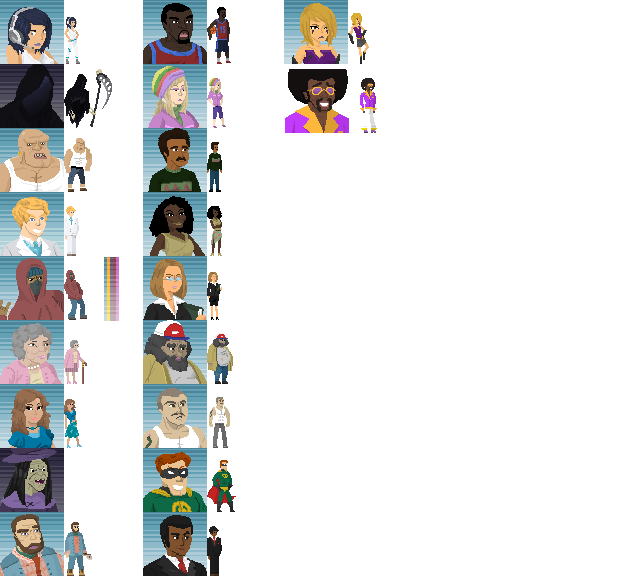
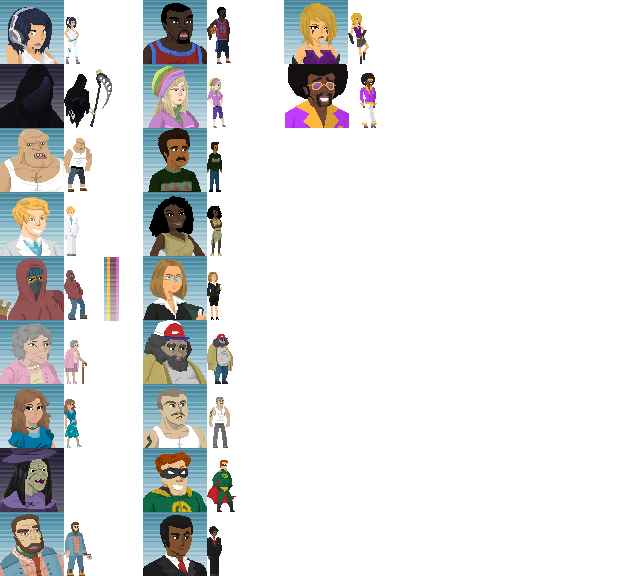
Two versions of the same layered image (622×576). Layer-by-layer changes:
painted on "Layer 0" over [285, 64, 377, 133]
removed layer "Layer 2" over [285, 64, 377, 133]
